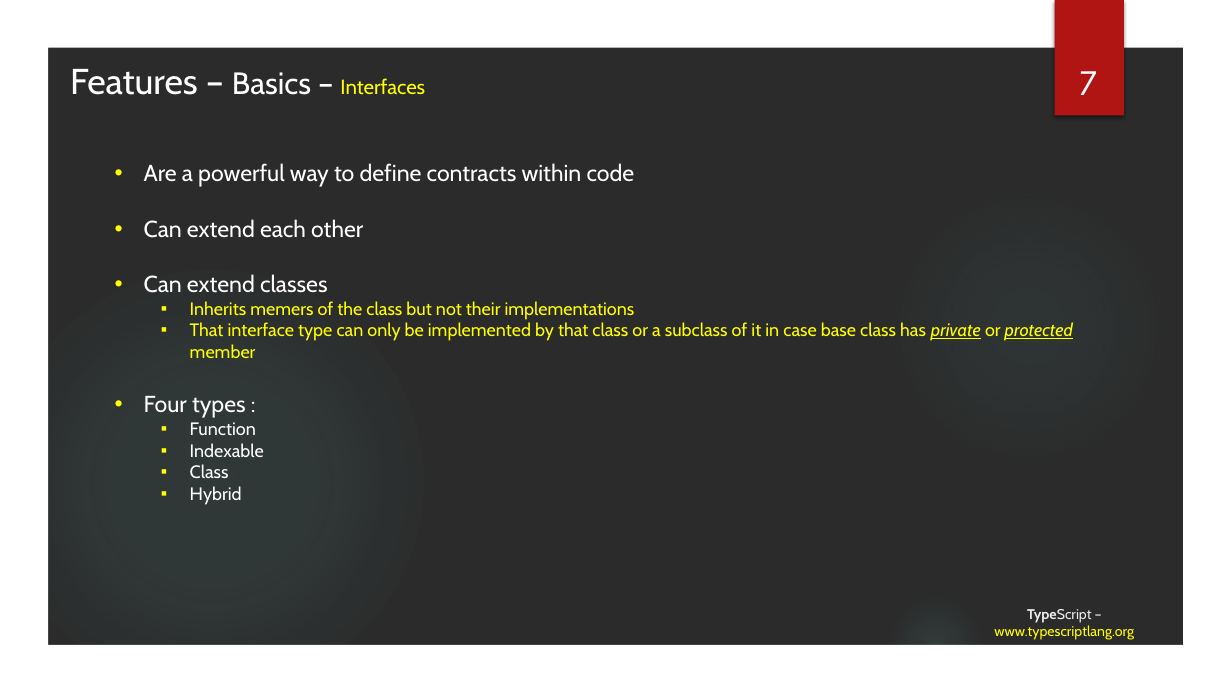
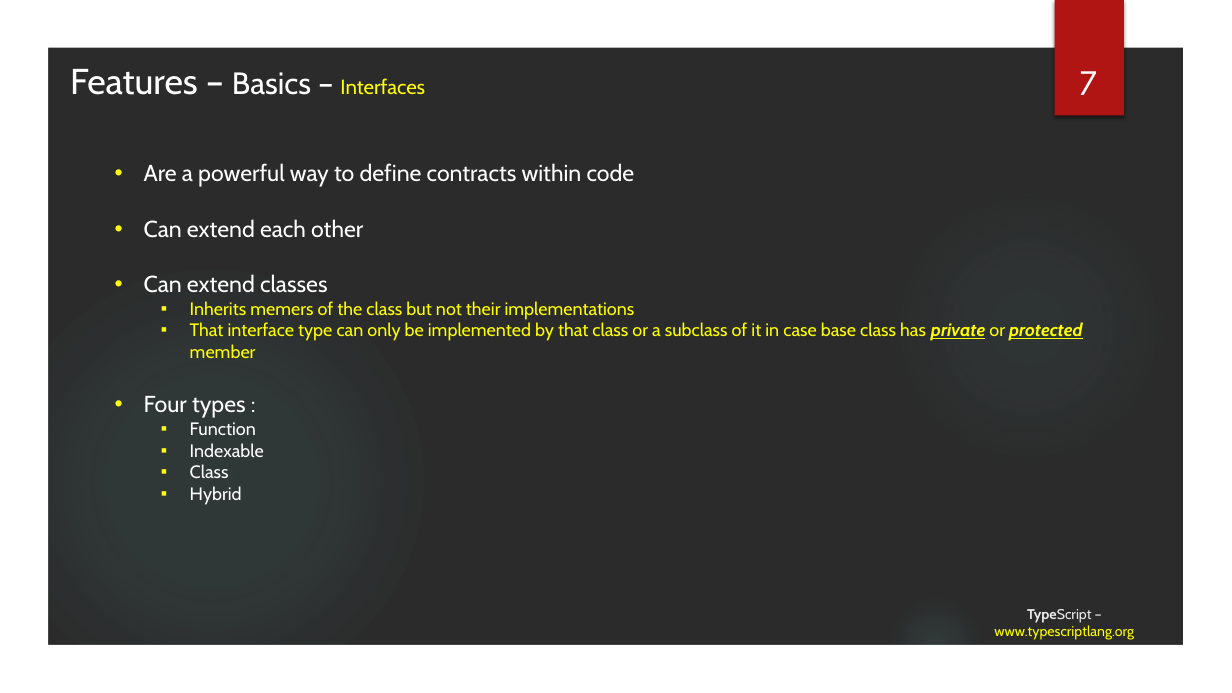
Before and after one commit to tainhx/SSFE, a slide deck: slide 7 of TypeScript.pptx. Drawn at 1232x693 pixels with LibreOffice and Linux fonts; fonts in the diff are those of the drawing; background and template pictures are left out; a plain dark background stands for a picture behind light text. Boxes give left, top, right and bottom in pixels: in the first picture for what was removed or moved away, otherwise in the second. Text is boxed around its words. In the diff, an @@ line names an element or a change of style, - is before the commit and + after.

```diff
--- a/TypeScript.pptx
+++ b/TypeScript.pptx
@@ text at (x1=190, y1=322, x2=1082, y2=358): bold on in "private protected" @@
```
Also in this commit, not shown: 4 other slides changed, 12 slides added, 17 other files.
